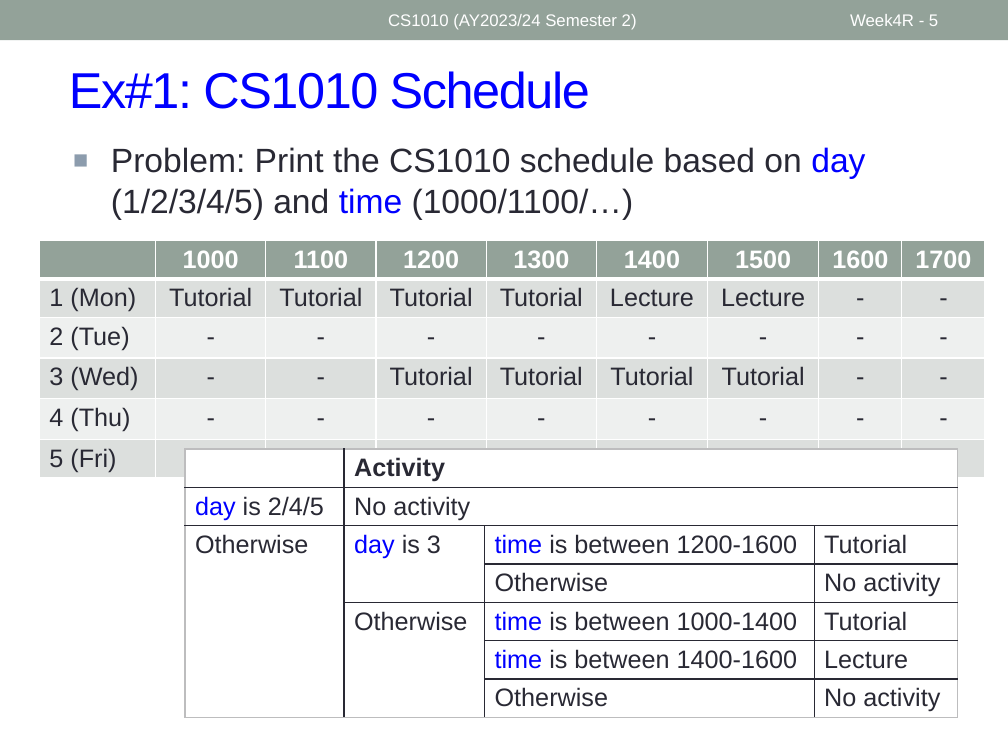
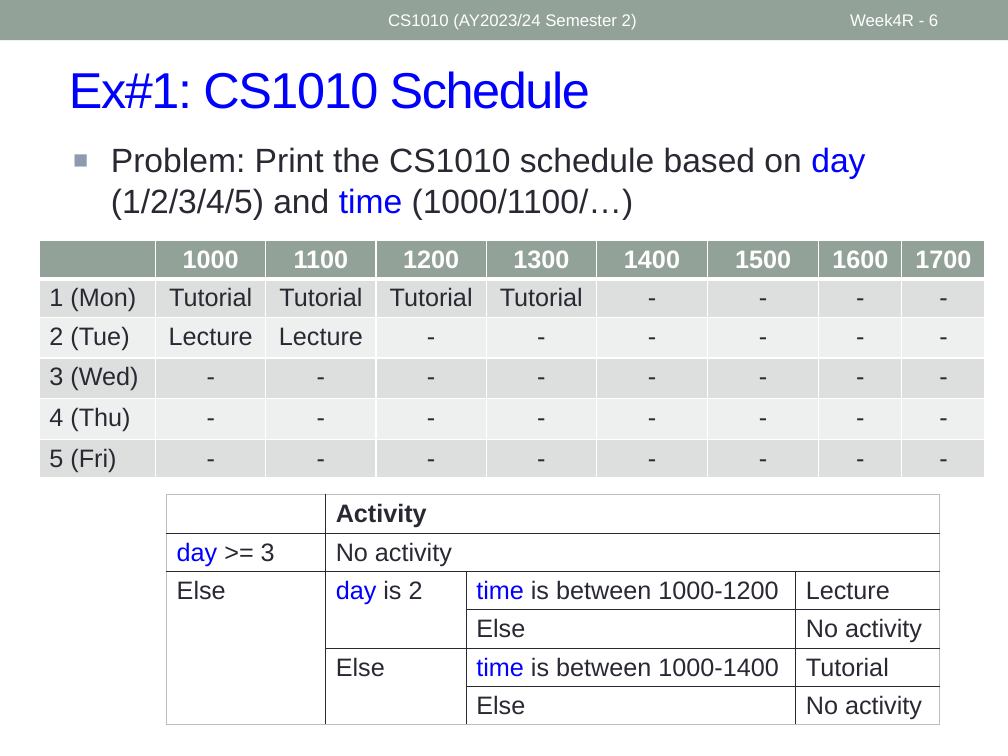
Before and after one commit to nus-cs1010-2425-s2/website, a slide deck: slide 6 of slides/Week4_Recap.pptx (slide 5 before the commit). Drawn at 1008x756 pixels with LibreOffice and Linux fonts; fonts in the diff are those of the drawing. Boxes give left, top, right and bottom in pixels: in the first picture for what was removed or moved away, otherwise in the second. Text is boxed around its words. In the diff, an @@ line names an element or a change of style, - is before the commit and + after.

```diff
--- a/slides/Week4_Recap.pptx
+++ b/slides/Week4_Recap.pptx
@@ table at (x1=39, y1=241, x2=982, y2=485) @@
-row 2, column 6: Lecture
+row 2, column 6: -
-row 2, column 7: Lecture
+row 2, column 7: -
-row 3, column 2: -
+row 3, column 2: Lecture
-row 3, column 3: -
+row 3, column 3: Lecture
-row 4: 3 (Wed) | - | - | Tutorial | Tutorial | Tutorial | Tutorial | - | -
+row 4: 3 (Wed) | - | - | - | - | - | - | - | -
@@ table at (x1=166, y1=495, x2=938, y2=737) @@
-row 2: day is 2/4/5 | No activity |  | 
-row 3: Otherwise | day is 3 | time is between 1200-1600 | Tutorial
-row 4:  |  | Otherwise | No activity
-row 5:  | Otherwise | time is between 1000-1400 | Tutorial
-row 6:  |  | time is between 1400-1600 | Lecture
-row 7:  |  | Otherwise | No activity
+row 2: day >= 3 | No activity |  | 
+row 3: Else | day is 2 | time is between 1000-1200 | Lecture
+row 4:  |  | Else | No activity
+row 5:  | Else | time is between 1000-1400 | Tutorial
+row 6:  |  | Else | No activity
@@ table resized from (x1=185, y1=449, x2=958, y2=731) to (x1=166, y1=495, x2=938, y2=737) @@
```
Also in this commit, not shown: 7 other slides changed, 4 other files.
